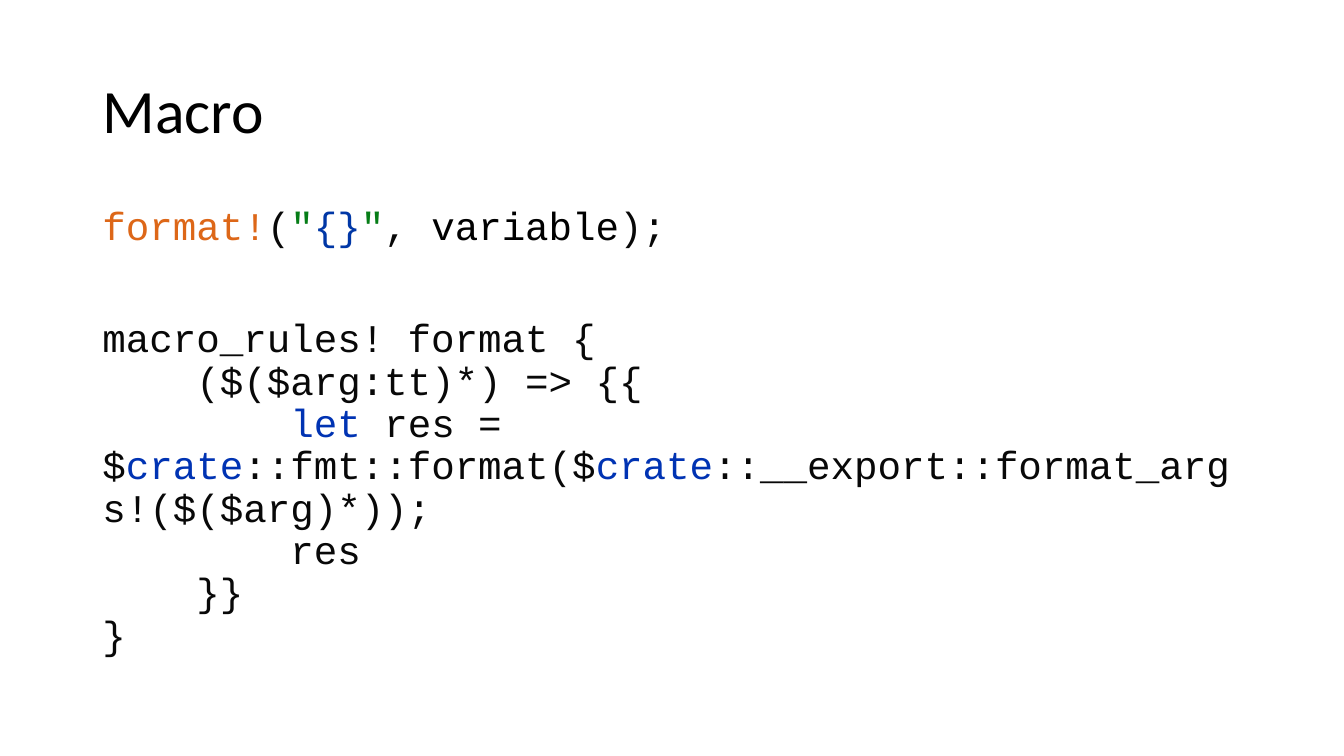
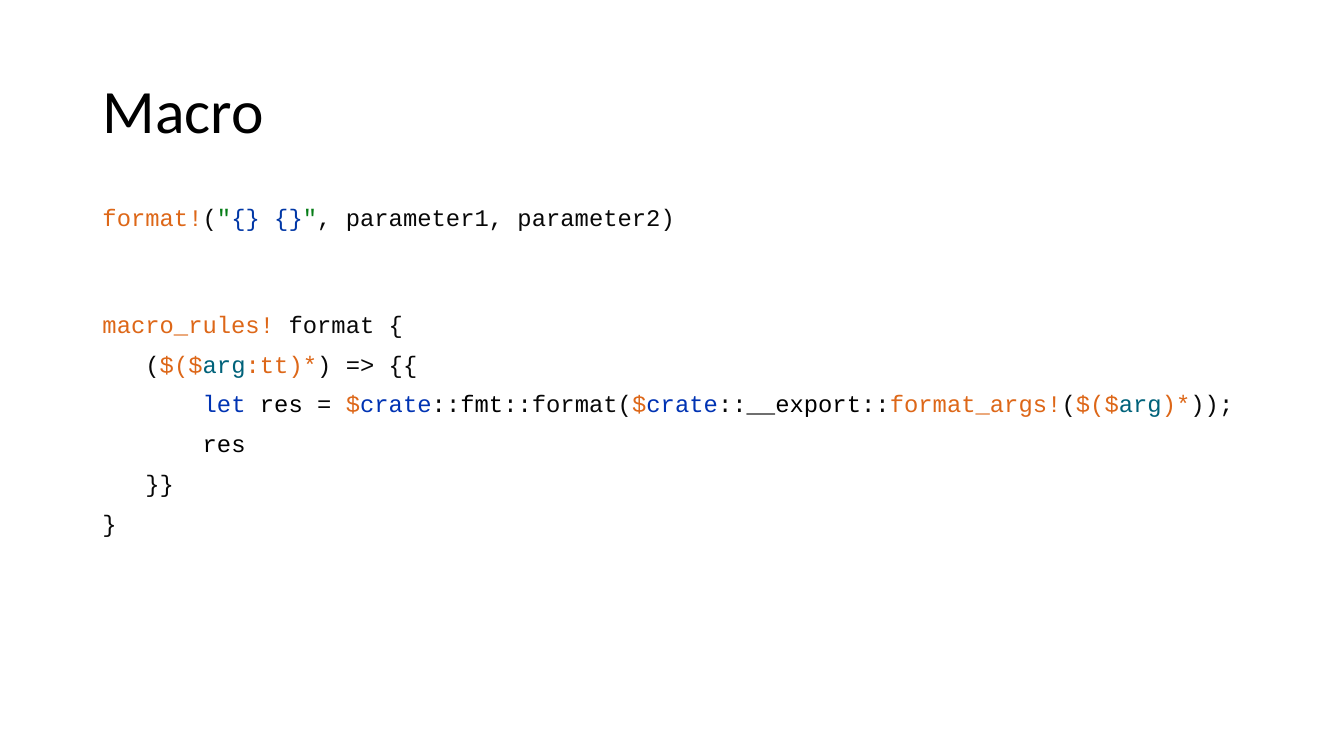
Before and after one commit to kugushev/course-rust-basics, a slide deck: slide 37 of pres/01-Intro.pptx (slide 39 before the commit). Drawn at 1344x756 pixels with LibreOffice and Linux fonts; fonts in the diff are those of the drawing. Boxes give left, top, right and bottom in pixels: in the first picture for what was removed or moved away, otherwise in the second. Text is boxed around its words. In the diff, an @@ line names an element or a change of style, - is before the commit and + after.

```diff
--- a/pres/01-Intro.pptx
+++ b/pres/01-Intro.pptx
@@ text at [102,209,1233,453]: text changed; size 28 to 17 pt @@
-format!("{}", variable);
-macro_rules! format {
-($($arg:tt)*) => {{
-let res = $crate::fmt::format($crate::__export::format_args!($($arg)*));
-res
-}}
-}
+format!("{} {}", parameter1, parameter2)
+macro_rules! format {
+($($arg:tt)*) => {{
+let res = $crate::fmt::format($crate::__export::format_args!($($arg)*));
+res
+}}
+}
```
Also in this commit, not shown: 44 other slides changed, 2 slides added, 4 slides removed, 34 other files.
